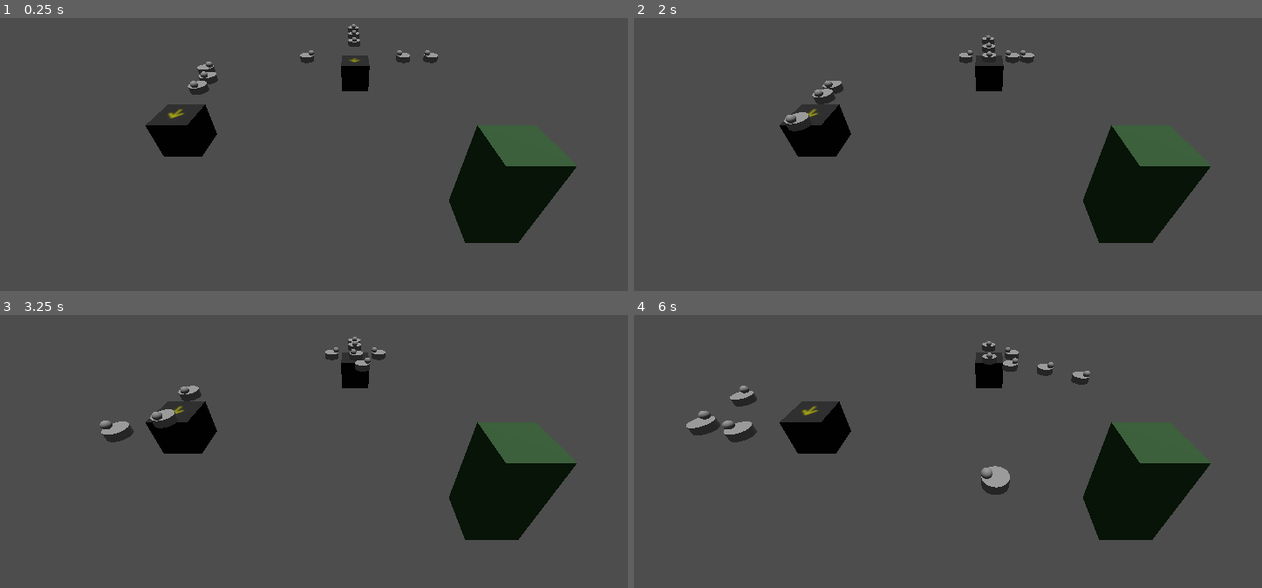
Above: before the commit, frames 1-4 (two rows, left to right).
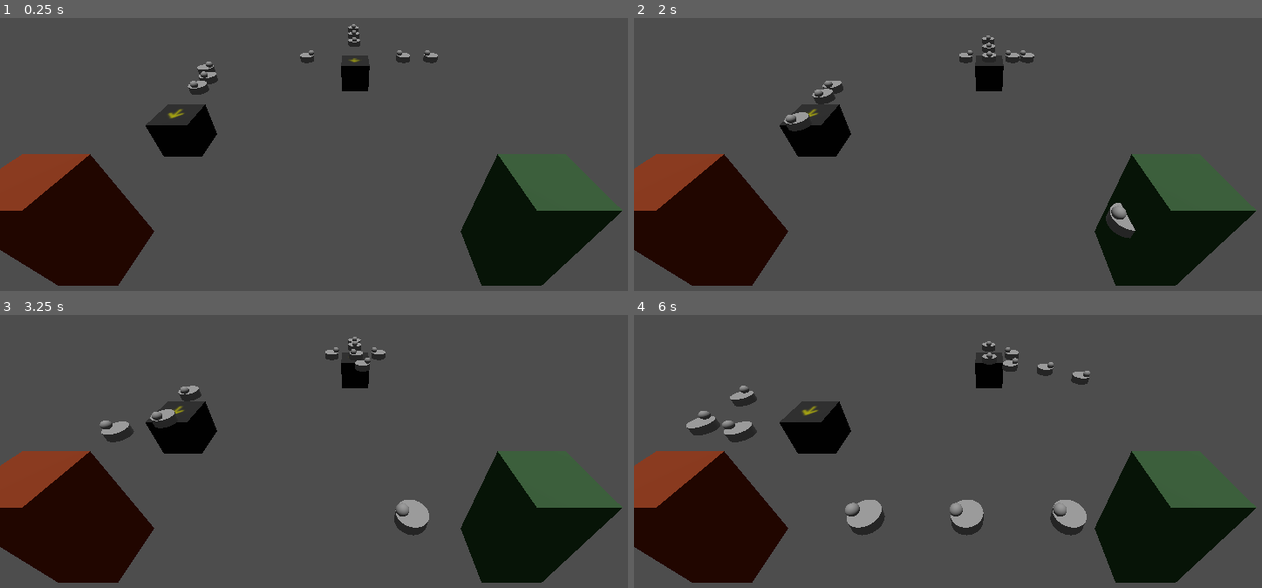
Above: after the commit, the same moments.

Repository: AndrewD55/DumpsterFrog_Acerola_Jam_0_Aberration
Game: Godot game, scene res://main.tscn
Same seed, same stepped clock (60 frames per second), same inputs: the game is played once before the commit and once after it.
Inputs (mouse positions are in pixels of both pictures, inside the frame that each line leads up to):
- Up to frame 1 (0.25 s): no input
- Up to frame 2 (2 s): move the mouse to (1136, 121) at 0.52 s; click (1136, 121) at 0.67 s; move the mouse to (841, 162) at 1.27 s; click (841, 162) at 1.42 s
- Up to frame 3 (3.25 s): move the mouse to (420, 353) at 2.02 s; click (420, 353) at 2.17 s; move the mouse to (314, 517) at 2.77 s; click (314, 517) at 2.92 s
- Up to frame 4 (6 s): move the mouse to (1192, 497) at 3.52 s; click (1192, 497) at 3.67 s; move the mouse to (772, 380) at 4.27 s; click (772, 380) at 4.42 s; move the mouse to (1017, 440) at 5.02 s; click (1017, 440) at 5.17 s; move the mouse to (878, 342) at 5.77 s; click (878, 342) at 5.92 s

The runs differ from the first frame. In frame 1, 15% of the frame differs, in the area x 0-100%, y 39-99%; in frame 2, 15%; in frame 3, 16%; in frame 4, 17%.

Commit message:
Basic Despawner is now working;
had to add a new entry to Linked_Path3D since this a new linkable object.

Diff:
--- a/Acerola_Jam_0_Godot_Project/composition_modules/Linked_Path3D.gd
+++ b/Acerola_Jam_0_Godot_Project/composition_modules/Linked_Path3D.gd
@@ -7,6 +7,10 @@
 @export var ExitPathTurntable:Belt_Turntable_Path3D=null
 @export var ExitPathTurntable_EnterDirection:Belt_Turntable_Path3D.global_direction
 
+#or Exit onto a Despawner
+@export var ExitPathDespawner:Belt_Object_Despawner=null
+
+
 func set_exit_path_node(new_exit_path_node:Path3D) -> void:
 	ExitPathNode = new_exit_path_node
 
@@ -14,6 +18,8 @@
 	var Final_ExitPathNode:Path3D=null
 	if ExitPathNode != null:
 		Final_ExitPathNode = ExitPathNode
-	if ExitPathTurntable != null:
+	elif ExitPathTurntable != null:
 		Final_ExitPathNode = ExitPathTurntable.get_turntable_entrance(ExitPathTurntable_EnterDirection)
+	elif ExitPathDespawner != null:
+		Final_ExitPathNode = ExitPathDespawner.get_despawner_entrance()
 	return Final_ExitPathNode
--- /dev/null
+++ b/Acerola_Jam_0_Godot_Project/game_elements/belt_object_despawner.gd
@@ -0,0 +1,11 @@
+extends StaticBody3D
+class_name Belt_Object_Despawner
+
+@onready var Despawn_Shute = $Despawn_Shute
+@onready var Death_Path = $Death_Path
+
+func get_despawner_entrance()->Path3D: #other linked paths will call this. #return our linked path
+	return Despawn_Shute
+
+func _on_death_path_child_entered_tree(node):
+		node.queue_free()
--- /dev/null
+++ b/Acerola_Jam_0_Godot_Project/game_elements/belt_object_despawner.tscn
@@ -0,0 +1,50 @@
+[gd_scene load_steps=8 format=3 uid="uid://dsv2is2aywp5w"]
+
+[ext_resource type="Script" path="res://game_elements/belt_object_despawner.gd" id="1_aluh4"]
+[ext_resource type="PackedScene" uid="uid://crho7h6t4w6x7" path="res://composition_modules/Linked_Path3D.tscn" id="2_pfhlt"]
+
+[sub_resource type="BoxShape3D" id="BoxShape3D_gurqk"]
+size = Vector3(1, 2, 1)
+
+[sub_resource type="BoxMesh" id="BoxMesh_7rb28"]
+size = Vector3(1, 2, 1)
+
+[sub_resource type="StandardMaterial3D" id="StandardMaterial3D_jgy2a"]
+albedo_color = Color(0.498039, 0.180392, 0.0156863, 1)
+
+[sub_resource type="Curve3D" id="Curve3D_s40f3"]
+_data = {
+"points": PackedVector3Array(0, 0, 0, 0, 0, 0, 0, 0, 0, 0, 0, 0, 0, 0, 0, 0, 0, -0.1),
+"tilts": PackedFloat32Array(0, 0)
+}
+point_count = 2
+
+[sub_resource type="Curve3D" id="Curve3D_807b7"]
+_data = {
+"points": PackedVector3Array(0, 0, 0, 0, 0, 0, 0, 0, 1, 0, 0, 0, 0, 0, 0, 0, 0, 0),
+"tilts": PackedFloat32Array(0, 0)
+}
+point_count = 2
+
+[node name="belt_object_despawner" type="StaticBody3D"]
+script = ExtResource("1_aluh4")
+
+[node name="CollisionShape3D" type="CollisionShape3D" parent="."]
+transform = Transform3D(1, 0, 0, 0, 1, 0, 0, 0, 1, 0, 1, 0)
+shape = SubResource("BoxShape3D_gurqk")
+
+[node name="MeshInstance3D" type="MeshInstance3D" parent="."]
+transform = Transform3D(1, 0, 0, 0, 1, 0, 0, 0, 1, 0, 1, 0)
+mesh = SubResource("BoxMesh_7rb28")
+surface_material_override/0 = SubResource("StandardMaterial3D_jgy2a")
+
+[node name="Death_Path" parent="." instance=ExtResource("2_pfhlt")]
+transform = Transform3D(1, 0, 0, 0, 1, 0, 0, 0, 1, 0, 1, 0)
+curve = SubResource("Curve3D_s40f3")
+
+[node name="Despawn_Shute" parent="." node_paths=PackedStringArray("ExitPathNode") instance=ExtResource("2_pfhlt")]
+transform = Transform3D(1, 0, 0, 0, 1, 0, 0, 0, 1, 0, 1, 0)
+curve = SubResource("Curve3D_807b7")
+ExitPathNode = NodePath("../Death_Path")
+
+[connection signal="child_entered_tree" from="Death_Path" to="." method="_on_death_path_child_entered_tree"]
--- a/Acerola_Jam_0_Godot_Project/game_elements/belt_object_spawner.gd
+++ b/Acerola_Jam_0_Godot_Project/game_elements/belt_object_spawner.gd
@@ -1,4 +1,5 @@
 extends StaticBody3D
+class_name Belt_Object_Spawner
 
 #Exit to another Linked_Path3D
 @export var ExitPathNode:Path3D=null
@@ -17,12 +18,12 @@
 func _physics_process(delta):
 	#update current time
 	spawn_time += delta
-	print(spawn_time)
+	#print(spawn_time)
 
 	if spawn_time > Spawn_Rate_Seconds:
 		#allow spawn object if no objects are on belt
 		if Spawn_Shute.get_child_count() == 0:
-			print("SPAWN OBJECT")
+			#print("SPAWN OBJECT")
 			var New_On_Belt_Obj = On_Belt_Objects.instantiate()
 			New_On_Belt_Obj.initial_object_type = On_Belt_Object.enum_belt_object_type.UNDEF
 			New_On_Belt_Obj.initial_velocity = 1.0
--- a/Acerola_Jam_0_Godot_Project/main.tscn
+++ b/Acerola_Jam_0_Godot_Project/main.tscn
@@ -1,9 +1,10 @@
-[gd_scene load_steps=16 format=3 uid="uid://jvekwgk3g1bo"]
+[gd_scene load_steps=17 format=3 uid="uid://jvekwgk3g1bo"]
 
 [ext_resource type="PackedScene" uid="uid://crho7h6t4w6x7" path="res://composition_modules/Linked_Path3D.tscn" id="1_bny65"]
 [ext_resource type="PackedScene" uid="uid://6horm3jye3eg" path="res://game_elements/on_belt_object.tscn" id="2_4tc6p"]
 [ext_resource type="PackedScene" uid="uid://dok0pyvneckou" path="res://game_elements/belt_turntable.tscn" id="3_8xeo6"]
 [ext_resource type="PackedScene" uid="uid://cwl267b67uw75" path="res://game_elements/belt_object_spawner.tscn" id="4_kq5bj"]
+[ext_resource type="PackedScene" uid="uid://dsv2is2aywp5w" path="res://game_elements/belt_object_despawner.tscn" id="5_hyshx"]
 
 [sub_resource type="Environment" id="Environment_ynf52"]
 
@@ -189,11 +190,17 @@
 ExitPathTurntable_EnterDirection = 2
 
 [node name="Belt_Object_Spawner_Example" type="Node3D" parent="."]
+transform = Transform3D(1, 0, 0, 0, 1, 0, 0, 0, 1, 0, 0, -0.752838)
 
 [node name="belt_object_spawner" parent="Belt_Object_Spawner_Example" node_paths=PackedStringArray("ExitPathNode") instance=ExtResource("4_kq5bj")]
 transform = Transform3D(-4.37114e-08, 0, 1, 0, 1, 0, -1, 0, -4.37114e-08, -2.69722, 0, -2.94234)
 ExitPathNode = NodePath("../Show_Off_Spawned_Objs")
-
-[node name="Show_Off_Spawned_Objs" parent="Belt_Object_Spawner_Example" instance=ExtResource("1_bny65")]
+Spawn_Rate_Seconds = 1.0
+
+[node name="Show_Off_Spawned_Objs" parent="Belt_Object_Spawner_Example" node_paths=PackedStringArray("ExitPathDespawner") instance=ExtResource("1_bny65")]
 transform = Transform3D(1, 0, 0, 0, 1, 0, 0, 0, 1, -1.697, 1, -2.942)
 curve = SubResource("Curve3D_eg1jk")
+ExitPathDespawner = NodePath("../belt_object_despawner")
+
+[node name="belt_object_despawner" parent="Belt_Object_Spawner_Example" instance=ExtResource("5_hyshx")]
+transform = Transform3D(-4.37114e-08, 0, -1, 0, 1, 0, 1, 0, -4.37114e-08, 4.303, 0, -2.942)
